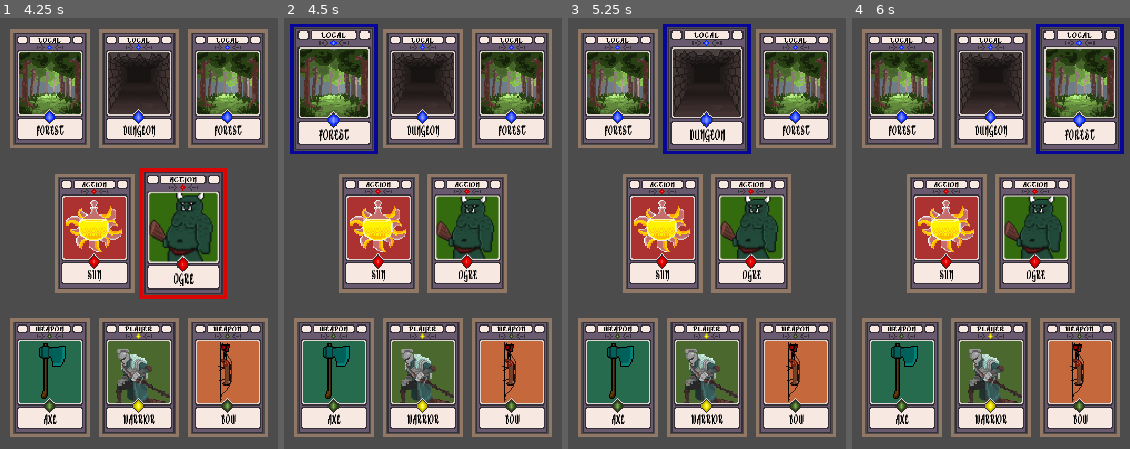
Above: before the commit, frames 1-4 (left to right).
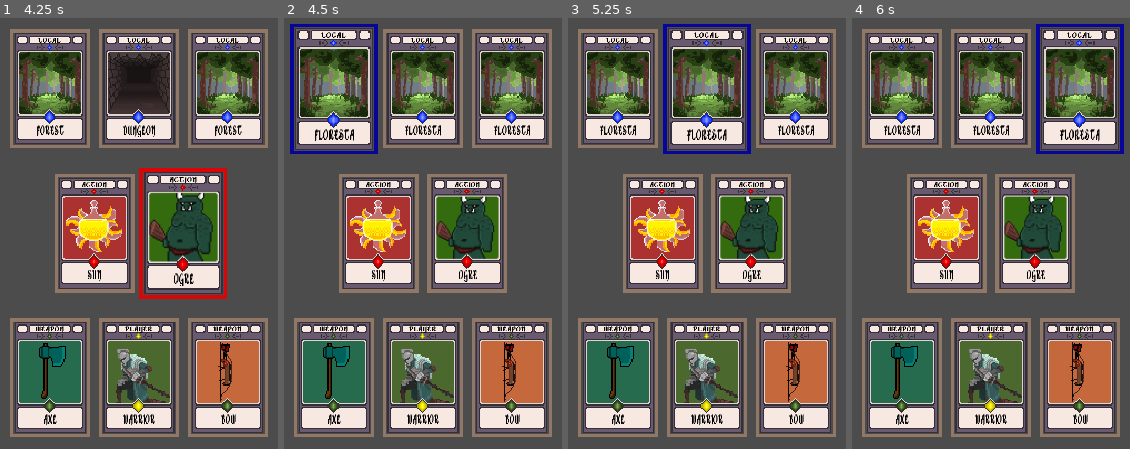
Above: after the commit, the same moments.

Repository: kdds22/Crawler-Card-RPG
Game: Godot game, scene res://scenes/MainCore.tscn
Same seed, same stepped clock (60 frames per second), same inputs: the game is played once before the commit and once after it.
Inputs (mouse positions are in pixels of both pictures, inside the frame that each line leads up to):
- Up to frame 1 (4.25 s): tap Enter at 0.5, 2, 3.5 s; move the mouse to (139, 375) at 0.52 s; press the mouse at (139, 375) at 0.53 s; tap Space at 1.25, 2.75 s; move the mouse to (50, 375) at 1.27 s; release the mouse at (50, 375) at 1.28 s; click (50, 375) at 1.35 s; move the mouse to (227, 375) at 2.02 s; press the mouse at (227, 375) at 2.03 s; move the mouse to (94, 233) at 2.77 s; release the mouse at (94, 233) at 2.78 s; click (94, 233) at 2.85 s; move the mouse to (183, 233) at 3.52 s; press the mouse at (183, 233) at 3.53 s
- Up to frame 2 (4.5 s): tap Space at 4.25 s; move the mouse to (334, 86) at 4.27 s; release the mouse at (334, 86) at 4.28 s; click (334, 86) at 4.35 s
- Up to frame 3 (5.25 s): move the mouse to (707, 86) at 5.02 s; press the mouse at (707, 86) at 5.03 s
- Up to frame 4 (6 s): move the mouse to (1079, 86) at 5.77 s; release the mouse at (1079, 86) at 5.78 s; click (1079, 86) at 5.85 s

Frame 1 is identical in both runs. In frame 2, 3.2% of the frame differs, in the area x 11-89%, y 7-29%; in frame 3, 3.8%; in frame 4, 3.2%.

Commit message:
Iniciando Implementação de TODOS os atributos de uma Carta Sistema de Gerencimento de Cartas Aprimorado Sistem Global de Probabilidades Aprimorado Falta Documentar Bug ao Gerar Novas Cartas Locais (for loop)

Diff:
--- a/project.godot
+++ b/project.godot
@@ -28,6 +28,8 @@
 
 window/size/width=720
 window/size/height=405
+window/size/borderless=true
+window/size/fullscreen=true
 window/size/test_width=1366
 window/size/test_height=720
 window/stretch/mode="2d"
@@ -56,6 +58,14 @@
 "svg/scale": 1.0
 }
 
+[input]
+
+click={
+"deadzone": 0.5,
+"events": [ Object(InputEventMouseButton,"resource_local_to_scene":false,"resource_name":"","device":0,"alt":false,"shift":false,"control":false,"meta":false,"command":false,"button_mask":0,"position":Vector2( 0, 0 ),"global_position":Vector2( 0, 0 ),"factor":1.0,"button_index":1,"pressed":false,"doubleclick":false,"script":null)
+ ]
+}
+
 [rendering]
 
 quality/driver/driver_name="GLES2"
--- a/scripts/CardBase.gd
+++ b/scripts/CardBase.gd
@@ -4,37 +4,88 @@
 # =====================================================
 # Propriedade das Cartas
 # =====================================================
-var card_type : String
-var card_name : String
-var card_image : String
-var card_description : String
-var card_power : int
-var card_distance_goal : int
-var card_distance_special_item : int
-var card_has_item : bool
+var card_type : String = ""
+var card_name : String = ""
+var card_image : String = ""
+var card_description : String = "Card Info"
+var card_power : int = 0
+var card_distance_goal : int = 0
+var card_distance_special_item : int = 0
+var card_has_item : bool = false
+
+var my_moldure_color : Color
+var my_index_table = 0
 # =====================================================
 # Fim da Propriedade das Cartas
 # =====================================================
 
 
 
-var my_moldure_color : Color
-
-var my_index_table = 0
 
 var focused = false
+
+
+func get_info_card() -> Dictionary:
+	var info : Dictionary
+	info["Type"] = card_type
+	info["Name"] = card_name
+	info["Image"] = card_image
+	info["Description"] = card_description
+	info["Power"] = card_power
+	info["Distance_Goal"] = card_distance_goal
+	info["Distance_Special_Item"] = card_distance_special_item
+	info["Has_Item"] = card_has_item
+	info["Moldure_Color"] = my_moldure_color
+	info["Index"] = my_index_table
+	return info
+
+
+func set_info_card(card : Dictionary) -> void:
+	card_type = card["Type"]
+	card_name = card["Name"]
+	card_image = card["Image"]
+	card_description = card["Description"]
+	card_power = card["Power"]
+	card_distance_goal = card["Distance_Goal"]
+	card_distance_special_item = card["Distance_Special_Item"]
+	card_has_item = card["Has_Item"]
+	my_moldure_color = card["Moldure_Color"]
+	my_index_table = card["Index"]
+
+
+func clean_info_card():
+	card_type = ""
+	card_name = ""
+	card_image = ""
+	card_description = "Card Info"
+	card_power = 0
+	card_distance_goal = 0
+	card_distance_special_item = 0
+	card_has_item = false
+
+func _input(event):
+	if event.is_action_pressed("click"):
+		if focused and event is InputEventMouseButton:
+			print("Tipo: " + card_type + " - Nome: " + card_name)
+			if card_type == "Local":
+#				CardManager.local_card_clicked(card_name)
+				get_node("../../..").card_clicked(self) # MainCore.gd
+#			print(event)
+	pass
 
 
 func _ready() -> void:
 
 	print(get_parent().name+" - ",my_index_table)
 	for i in self.get_groups():
-		if i != 'root_canvas131':
+		if i != 'root_canvas131' and i != '_vp_input1118':
 			print("Grupo da Carta -> "+i)
 	pass # func _ready
 
 
 func set_card_atributes(value : Dictionary):
+	clean_info_card()
+	print("Value Cards -> ", value)
 	set_name_type(value["Type"])
 	set_image_type(value["Image"])
 	set_name_desc(value["Name"])
@@ -43,6 +94,7 @@
 
 #SET-GET do NOME da Carta
 func set_name_type(value : String):
+	card_type = value
 	$Sprite/NameType.text = value
 	set_cristais(value)
 func get_name_type():
@@ -51,6 +103,7 @@
 
 #SETagem da IMAGEM da Carta
 func set_image_type(value) -> void:
+	card_image = value
 	if value != "Null":
 		$Sprite/ImageType.texture = load(value)
 	else: print(value + " CardBase_set_image_type")
@@ -60,6 +113,7 @@
 
 #SETagem da DESCRICAO da Carta
 func set_name_desc(value : String):
+	card_name = value
 	$Sprite/NameDesc.text = value
 	pass # func set_name_desc
 
--- a/scripts/MainCore.gd
+++ b/scripts/MainCore.gd
@@ -4,6 +4,8 @@
 onready var pre_card_base = preload("res://scenes/CardBase.tscn")
 onready var all_pos = $Cards.get_children()
 
+#### Index das Local_Cards
+onready var all_local_index = [5,6,7]
 
 # Para cada Position2D dentro de $Cards,
 # instancia uma carta base (CardBase)
@@ -22,18 +24,49 @@
 	var card_base = pre_card_base.instance()
 #	card_base.position = pos_table.position
 	var card_config = CardManager.get_card_type(str(pos_table.get_groups()[0]))
-	print(card_config)
+	print("Card Config: ",card_config)
 
 	card_base.set_card_atributes(card_config)
-	"""
-	card_base.set_image_type(str(card_config[\"Image\"]))
-	card_base.set_name_type(str(card_config[\"Type\"]))
-	card_base.set_name_desc(str(card_config[\"Name\"]))
-	"""
 	card_base.add_to_group(str(pos_table.get_groups()[0]))
 	card_base.my_index_table = pos_table.get_index()
 
 	$CardsTable.get_child(pos_table.get_index()).add_child(card_base)
-#	$CardsTable.add_child(card_base)
 
 	pass # func start_pre_card_base
+
+
+# Chama o Gerenciador de Cartas para a proxima ação
+func card_clicked(card : RigidBody2D) -> void:
+	var info = card.get_info_card() # printa a INFO da Carta
+	print("Info Card Clicked: ",info, card.my_index_table)
+	var new_card : Dictionary
+	if info["Type"] == "Local":
+		new_card = CardManager.local_card_clicked(info)
+		add_new_card(new_card)
+		print("Nova Carta: ", new_card)
+	remove_card(card)
+
+	pass # func card_clicked
+
+
+func add_new_card(card : Dictionary):
+	print("Add New Card: ",card)
+	if card["Type"] == "Local":
+		for i in len(all_local_index):
+			print(all_local_index[i])
+			var card_base = pre_card_base.instance()
+			card_base.set_info_card(card)
+			$CardsTable.get_child(all_local_index[i]).add_child(card_base)
+	pass
+
+
+# Remove a Carta da Mesa
+func remove_card(card : RigidBody2D) -> void:
+	if card.card_type == "Local":
+		for i in len(all_local_index):
+			card.focused = false
+			card.get_parent().scale = Vector2(1,1)
+			card.get_parent().self_modulate = Color(1,1,1)
+			card.queue_free()
+
+	pass # func remove_Card
--- a/scripts/global/CardManager.gd
+++ b/scripts/global/CardManager.gd
@@ -17,22 +17,6 @@
 # Fim do Pré-Carregamento
 #########################################################################################################
 
-#########################################################################################################
-# Pré-Chamada
-#########################################################################################################
-
-onready var card_local_dungeon = {"Image" : image_local[0], "Type" : "Local", "Name" : "Masmorra"}
-onready var card_local_forest = {"Image" : image_local[1], "Type" : "Local", "Name" : "Floresta"}
-onready var card_monster_ogre = {"Image" : image_action_monster[0], "Type" : "Ação", "Name" : "Ogro"}
-onready var card_potion_moon = {"Image" : image_action_potion[0], "Type" : "Ação", "Name" : "Poção Lunar"}
-onready var card_potion_sun = {"Image" : image_action_potion[1], "Type" : "Ação", "Name" : "Poção Solar"}
-onready var card_weapon_bow = {"Image" : image_item_weapon[0], "Type" : "Arma", "Name" : "Arco e Flecha"}
-onready var card_weapon_axe = {"Image" : image_item_weapon[1], "Type" : "Arma", "Name" : "Machado"}
-onready var card_player_warrior = {"Image" : image_player[0], "Type" : "Player", "Name" : "Guerreiro"}
-
-#########################################################################################################
-# Fim da Pré-Chamada
-#########################################################################################################
 
 
 
@@ -43,57 +27,28 @@
 	pass # func _ready
 
 
-# retorna um VECTOR2 com a IMAGEM e um NOME para um especifico tipo de Carta
+# retorna um VECTOR2 com uma IMAGEM, o TIPO e um NOME para um especifico tipo de Carta
 func get_card_type(value : String):
-#	print("Tipo: "+value)
 
-	# Retorna a imagem de uma ARMA
+	# Retorna uma ARMA
 	if value == "leftArm" or value == "rightArm":
-
-		"""
-		var weapon = random_weapon()
-		match weapon:
-			"Bow":
-				return card_weapon_bow
-			"Axe":
-				return card_weapon_axe
-		"""
 		return random_weapon()
 		pass # if value Arm
 
-	# Retorna a imagem de um INIMIGO ou uma POCAO
+	# Retorna um INIMIGO ou uma POCAO
 	if value == "leftAction" or value == "rightAction":
-
-		"""
-		var action = random_action()
-		match action:
-			"Ogre":
-				return card_monster_ogre
-			"Moon":
-				return card_potion_moon
-			"Sun":
-				return card_potion_sun
-		"""
 		return random_action()
 		pass # if value Action
 
-	# Retorna a imagem de um LOCAL [Floresta ou Dungeon]
+	# Retorna um LOCAL [Floresta ou Dungeon]
 	if value == "leftMove" or value == "rightMove" or value == "middleMove":
-		"""
-		var local = random_local()
-		match local:
-			"Dungeon":
-				return card_local_dungeon
-			"Forest":
-				return card_local_forest
-		"""
+
 		return random_local()
 		pass # if value Move
 
-	# Retorna a imagem do personagem [Guerreiro, Mago, Ladino], setado previamente numa variavel Global
+	# Retorna um personagem [Guerreiro, Mago, Ladino], setado previamente numa variavel Global
 	if value == "player":
 		return random_player()
-
 		pass # if value player
 
 
@@ -115,7 +70,10 @@
 	elif weapon_chance >= 50:
 		name = "Axe"
 		image = image_item_weapon[1]
-	return {"Type" : type, "Name" : name, "Image" : image}
+	return {"Type" : type, "Name" : name, "Image" : image,
+	"Description": "", "Power" : 0, "Distance_Goal" : 0,
+	"Distance_Special_Item" : 0, "Has_Item" : false,
+	"Moldure_Color" : Color(.05,1.5,.05,1), "Index" : 0}
 	#pass # func random_weapon
 
 # Retorna uma Ação (Monstro/Poção) aleatoria
@@ -135,7 +93,10 @@
 		elif potion_chance >= 50:
 			name = "Sun"
 			image = image_action_potion[1]
-	return {"Type" : type, "Name" : name, "Image" : image}
+	return {"Type" : type, "Name" : name, "Image" : image,
+	"Description": "", "Power" : 0, "Distance_Goal" : 0,
+	"Distance_Special_Item" : 0, "Has_Item" : false,
+	"Moldure_Color" : Color(1.5,.05,.05,1), "Index" : 0}
 	#pass # func random_action
 
 # Retorna um Local aleatorio
@@ -150,7 +111,10 @@
 	elif local_chance >= 50:
 		name = "Forest"
 		image = image_local[1]
-	return {"Type" : type, "Name" : name, "Image" : image}
+	return {"Type" : type, "Name" : name, "Image" : image,
+	"Description": "", "Power" : 0, "Distance_Goal" : 0,
+	"Distance_Special_Item" : 0, "Has_Item" : false,
+	"Moldure_Color" : Color(.05,.05,1.5,1), "Index" : 0}
 	#pass # func random_local
 
 
@@ -163,4 +127,24 @@
 	if player_chance >= 0:
 		name = "Warrior"
 		image = image_player[0]
-	return {"Type" : type, "Name" : name, "Image" : image}
+	return {"Type" : type, "Name" : name, "Image" : image,
+	"Description": "", "Power" : 0, "Distance_Goal" : 0,
+	"Distance_Special_Item" : 0, "Has_Item" : false,
+	"Moldure_Color" : Color(1.5,1.5,.05,1), "Index" : 0}
+	#pass func random_player
+
+# Chamado ao clicar em uma Carta de Movimentação (LOCAL)
+func local_card_clicked(value : Dictionary) -> Dictionary:
+	var return_local : Dictionary
+	var pre_local_change = CoreSystemManager.set_actual_local_card(value)
+	print(pre_local_change)
+	if pre_local_change:
+		var local_or_item = CoreSystemManager.get_local_or_item()
+		if local_or_item == "Local":
+			return_local = random_local()
+		elif local_or_item == "Item": # chamar um ITEM ao inves de um LOCAL (futuramente)
+			return_local = random_local()
+	else:
+		return_local = value
+	return return_local
+#	pass # func local_card_clicked
--- a/scripts/global/CoreSystemManager.gd
+++ b/scripts/global/CoreSystemManager.gd
@@ -1,7 +1,12 @@
 extends Node
 
+const LOCAL_MAX = 10
+var local_qtd : int = 0
 
-var local_qtd : int = 0
+############# Actual Cards #############
+var actual_card_local : String
+############# Actual Cards #############
+
 
 # Simula um dado de 100 lados [D100]
 func get_chance() -> int:
@@ -15,3 +20,15 @@
 		return "Local"
 	else: return "Item"
 	pass # func get_local_or_item
+
+
+# SETa qual é a Carta de Movimentação Atual
+# Contador de Local_Cards
+func set_actual_local_card(value : Dictionary) -> bool:
+	actual_card_local = value["Type"]
+	local_qtd += 1
+	if local_qtd >= LOCAL_MAX:
+		local_qtd = 0
+		return true
+	else: return false
+	pass # func set_actual_local_card
